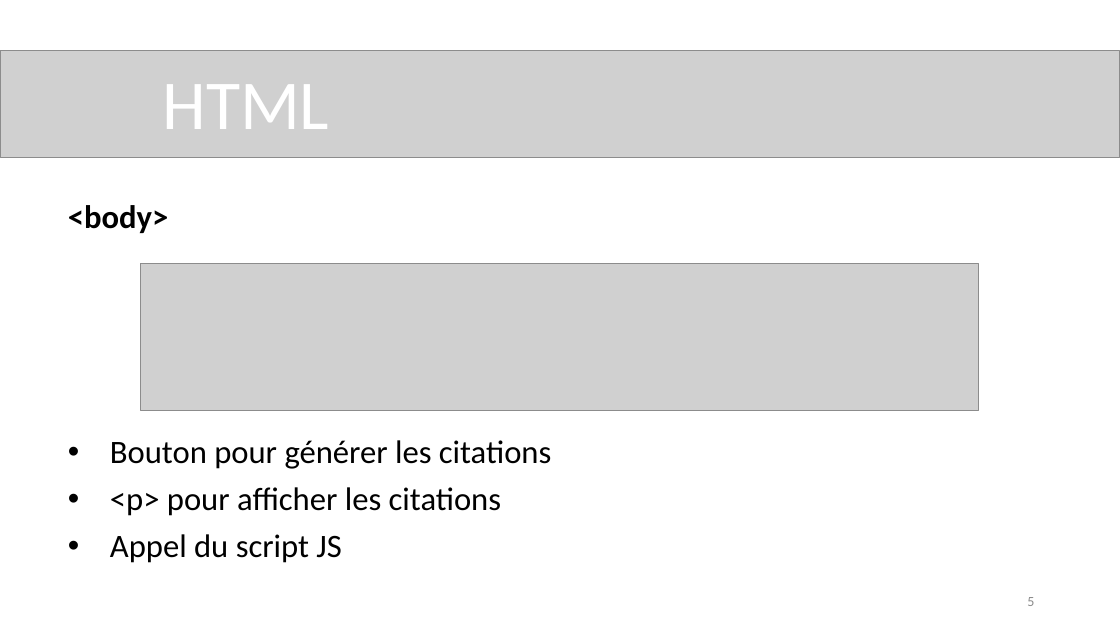
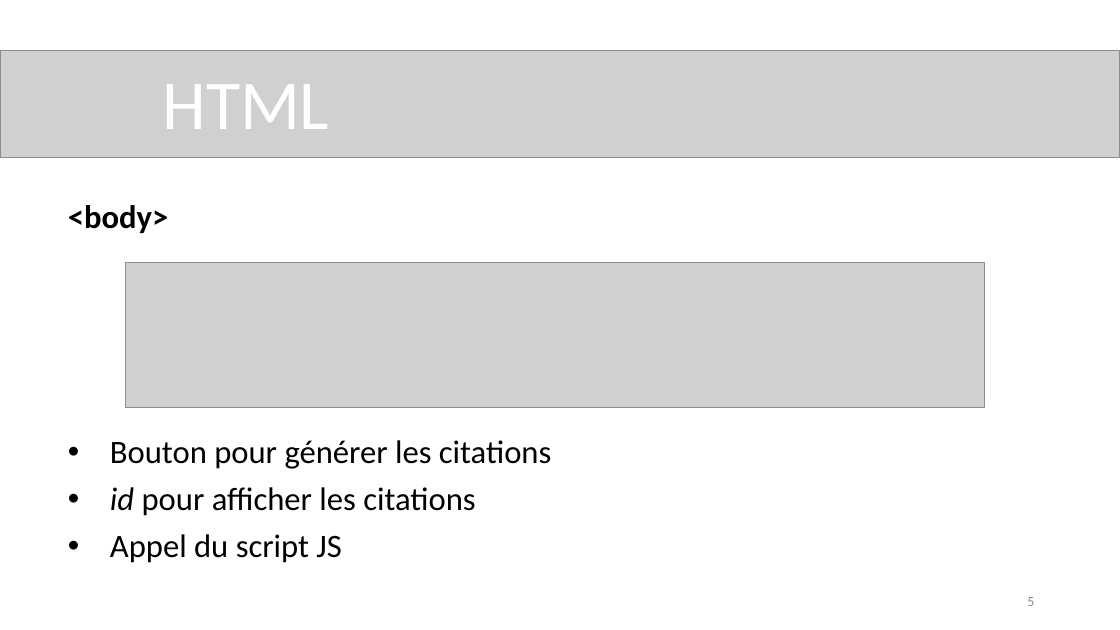
Before and after one commit to nmdoir/p5_citations, a slide deck: slide 5 of Présentation Générateur de citations.pptx. Drawn at 1120x630 pixels with LibreOffice and Linux fonts; fonts in the diff are those of the drawing; grey boxes stand for pictures. Boxes give left, top, right and bottom in pixels: in the first picture for what was removed or moved away, otherwise in the second. Text is boxed around its words. In the diff, an @@ line names an element or a change of style, - is before the commit and + after.

```diff
--- a/Présentation Générateur de citations.pptx
+++ b/Présentation Générateur de citations.pptx
@@ picture: place and size @@
-picture at <box>140,264,979,411</box>
+picture at <box>125,263,985,408</box>
@@ subtitle at <box>110,487,475,516</box>: text changed @@
-• <p> pour afficher les citations
+• id pour afficher les citations
```
Also in this commit, not shown: 5 other slides changed, 1 slide removed, 2 other files.
